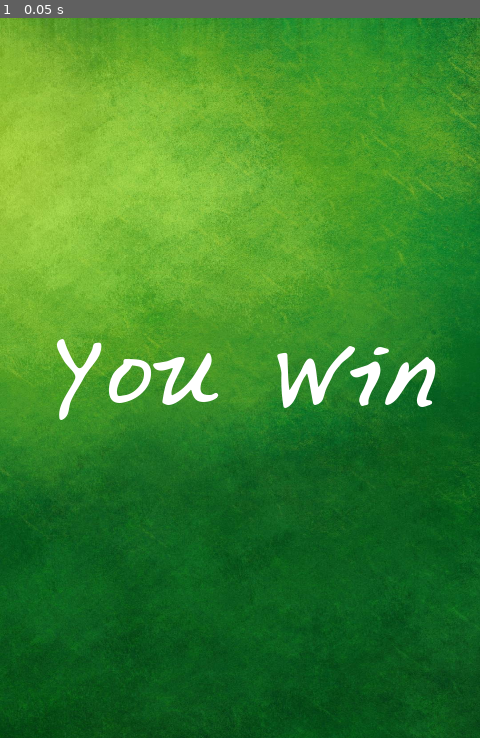
Above: before the commit, frame 1.
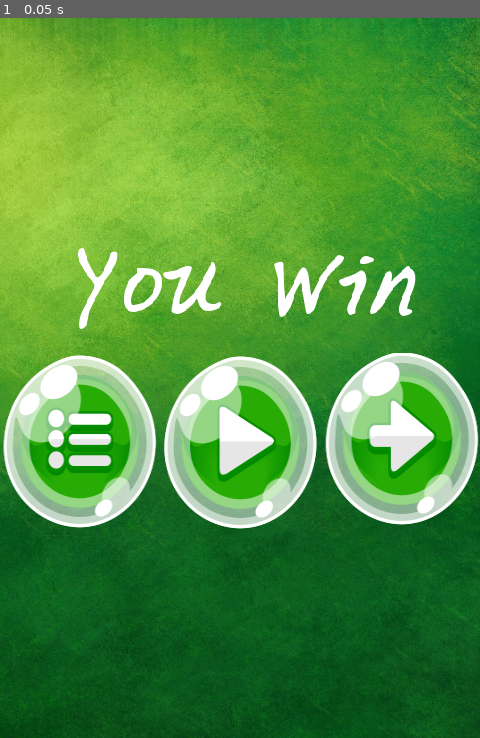
Above: after the commit, the same moment.

Repository: rushikeshpol21/FirstProjectGoDot
Game: Godot game, scene res://Extras/GameWin.tscn
Two runs of this game, one before a commit and one after it. Both use one fixed random seed, a clock stepped at 60 frames per second and the inputs below. This scene is started directly instead of the project's main scene.
Inputs:
- Up to frame 1 (0.05 s): no input

The runs differ from the first frame. In frame 1, 20% of the frame differs, in the area x 0-100%, y 31-71%.

Commit message:
levelpage added

Diff:
--- /dev/null
+++ b/Maze_Matrix/Extras/GameWin.gd
@@ -0,0 +1,6 @@
+extends Control
+
+
+
+func _on_Restartbutton_pressed():
+	get_tree().change_scene("res://Main.tscn")
--- a/Maze_Matrix/Extras/GameWin.tscn
+++ b/Maze_Matrix/Extras/GameWin.tscn
@@ -1,7 +1,11 @@
-[gd_scene load_steps=4 format=2]
+[gd_scene load_steps=8 format=2]
 
 [ext_resource path="res://greenbackground.jpg" type="Texture" id=1]
 [ext_resource path="res://Feltpen.ttf" type="DynamicFontData" id=2]
+[ext_resource path="res://Logo/GameButtons/next.png" type="Texture" id=3]
+[ext_resource path="res://Logo/GameButtons/levels.png" type="Texture" id=4]
+[ext_resource path="res://Logo/GameButtons/restart.png" type="Texture" id=5]
+[ext_resource path="res://Extras/GameWin.gd" type="Script" id=6]
 
 [sub_resource type="DynamicFont" id=1]
 size = 80
@@ -11,6 +15,7 @@
 [node name="GameOver" type="Control"]
 anchor_right = 1.0
 anchor_bottom = 1.0
+script = ExtResource( 6 )
 __meta__ = {
 "_edit_use_anchors_": false
 }
@@ -24,18 +29,50 @@
 [node name="CenterContainer" type="CenterContainer" parent="."]
 anchor_right = 1.0
 anchor_bottom = 1.0
+rect_scale = Vector2( 0.892285, 1 )
 __meta__ = {
 "_edit_use_anchors_": false
 }
 
 [node name="VBoxContainer" type="VBoxContainer" parent="CenterContainer"]
-margin_left = 46.0
-margin_top = 297.0
-margin_right = 433.0
-margin_bottom = 422.0
+margin_top = 206.0
+margin_right = 539.0
+margin_bottom = 514.0
 
 [node name="Label" type="Label" parent="CenterContainer/VBoxContainer"]
-margin_right = 387.0
+margin_right = 539.0
 margin_bottom = 125.0
 custom_fonts/font = SubResource( 1 )
 text = "You Win"
+align = 1
+
+[node name="HBoxContainer" type="HBoxContainer" parent="CenterContainer/VBoxContainer"]
+margin_top = 129.0
+margin_right = 539.0
+margin_bottom = 308.0
+alignment = 2
+
+[node name="Levelbutton" type="TextureButton" parent="CenterContainer/VBoxContainer/HBoxContainer"]
+margin_right = 179.0
+margin_bottom = 179.0
+texture_normal = ExtResource( 4 )
+texture_pressed = ExtResource( 4 )
+stretch_mode = 3
+
+[node name="Restartbutton" type="TextureButton" parent="CenterContainer/VBoxContainer/HBoxContainer"]
+margin_left = 183.0
+margin_right = 358.0
+margin_bottom = 179.0
+texture_normal = ExtResource( 5 )
+texture_pressed = ExtResource( 5 )
+
+[node name="Nextbutton" type="TextureButton" parent="CenterContainer/VBoxContainer/HBoxContainer"]
+margin_left = 362.0
+margin_right = 539.0
+margin_bottom = 179.0
+texture_normal = ExtResource( 3 )
+texture_pressed = ExtResource( 3 )
+
+[node name="TileMap" type="TileMap" parent="."]
+format = 1
+[connection signal="pressed" from="CenterContainer/VBoxContainer/HBoxContainer/Restartbutton" to="." method="_on_Restartbutton_pressed"]
--- a/Maze_Matrix/Main.tscn
+++ b/Maze_Matrix/Main.tscn
@@ -6,12 +6,15 @@
 [ext_resource path="res://level1.gd" type="Script" id=4]
 [ext_resource path="res://PlayerNode.tscn" type="PackedScene" id=5]
 [ext_resource path="res://Enemy.tscn" type="PackedScene" id=6]
-[ext_resource path="res://Main.gd" type="Script" id=7]
+[ext_resource path="res://Feltpen.ttf" type="DynamicFontData" id=7]
+[ext_resource path="res://Main.gd" type="Script" id=8]
 
 [sub_resource type="DynamicFont" id=1]
+size = 40
+font_data = ExtResource( 7 )
 
 [node name="Main" type="Node2D"]
-script = ExtResource( 7 )
+script = ExtResource( 8 )
 
 [node name="level1" type="Sprite" parent="."]
 position = Vector2( -65.4681, 282.115 )
--- a/Maze_Matrix/wintile.gd
+++ b/Maze_Matrix/wintile.gd
@@ -15,4 +15,4 @@
 	$Label.show()
 	end_game()
 func end_game():
-	get_tree().quit()
+	get_tree().change_scene("res://Extras/GameWin.tscn")
Binary file added: Maze_Matrix/Logo/GameButtons/Button.png
Not shown, added: Maze_Matrix/Logo/GameButtons/Button.png.import
Binary file added: Maze_Matrix/Logo/GameButtons/levels.png
Not shown, added: Maze_Matrix/Logo/GameButtons/levels.png.import
Binary file added: Maze_Matrix/Logo/GameButtons/next.png
Not shown, added: Maze_Matrix/Logo/GameButtons/next.png.import
Binary file added: Maze_Matrix/Logo/GameButtons/restart.png
Not shown, added: Maze_Matrix/Logo/GameButtons/restart.png.import
Not shown: 1 places in Maze_Matrix/Main.tscn that only renumber resources
